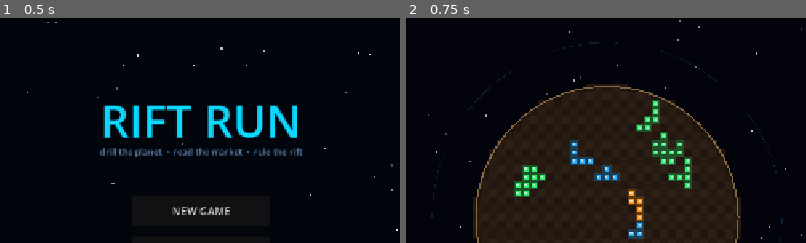
Above: before the commit, frames 1-2 (left to right).
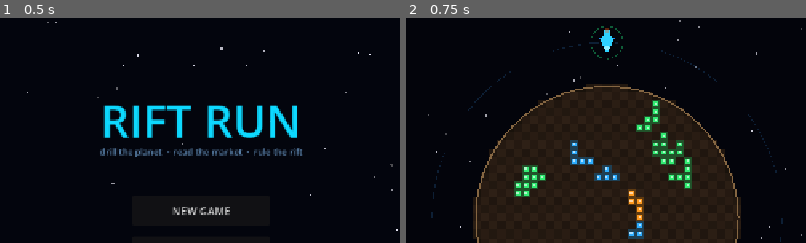
Above: after the commit, the same moments.

Repository: Chouinate/RiftRun
Game: Godot game, scene res://scenes/TitleScreen.tscn
Same seed, same stepped clock (60 frames per second), same inputs: the game is played once before the commit and once after it.
Inputs:
- Up to frame 1 (0.5 s): no input
- Up to frame 2 (0.75 s): click "NEW GAME" at 0.5 s
The pictures show only the part of the screen within x 25-75%, y 9-59%; the shares and areas given below are measured in that part.

Frame 1 is identical in both runs. In frame 2, 0.3% of the frame differs, in the area x 46-55%, y 3-19%.
Error before the commit: Parse Error: Invalid operands "Array" and "int" for "*" operator. (res://scripts/Ship.gd:80)

Commit message:
Fix Ship.gd: draw_colored_polygon takes single Color in Godot 4.6

Diff:
--- a/scripts/Ship.gd
+++ b/scripts/Ship.gd
@@ -77,7 +77,7 @@
 		Vector2(-11,   5),
 	])
 	var hull_col := Color(0.18, 0.82, 1.00)
-	draw_colored_polygon(body, PackedColorArray([hull_col] * body.size()))
+	draw_colored_polygon(body, hull_col)
 
 	# Cockpit window
 	draw_circle(Vector2(0, -8), 4.0, Color(0.6, 0.95, 1.0, 0.9))
